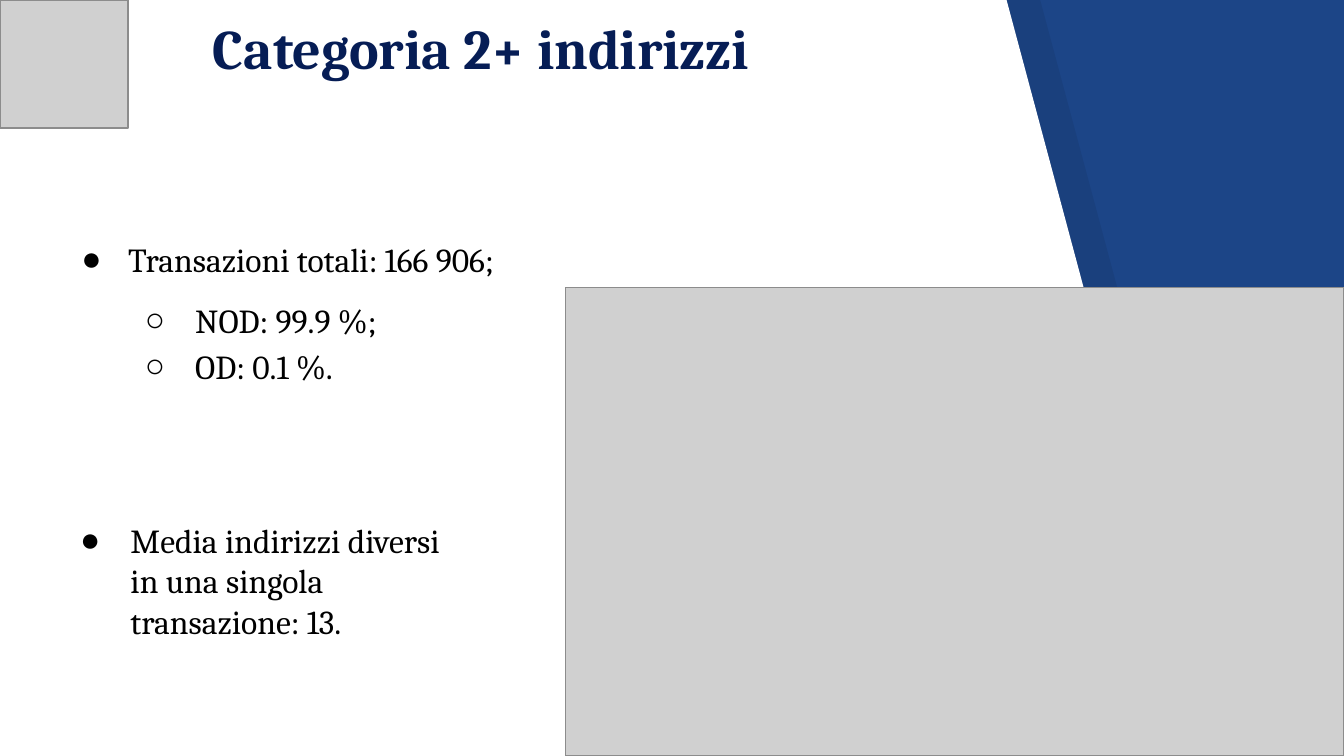
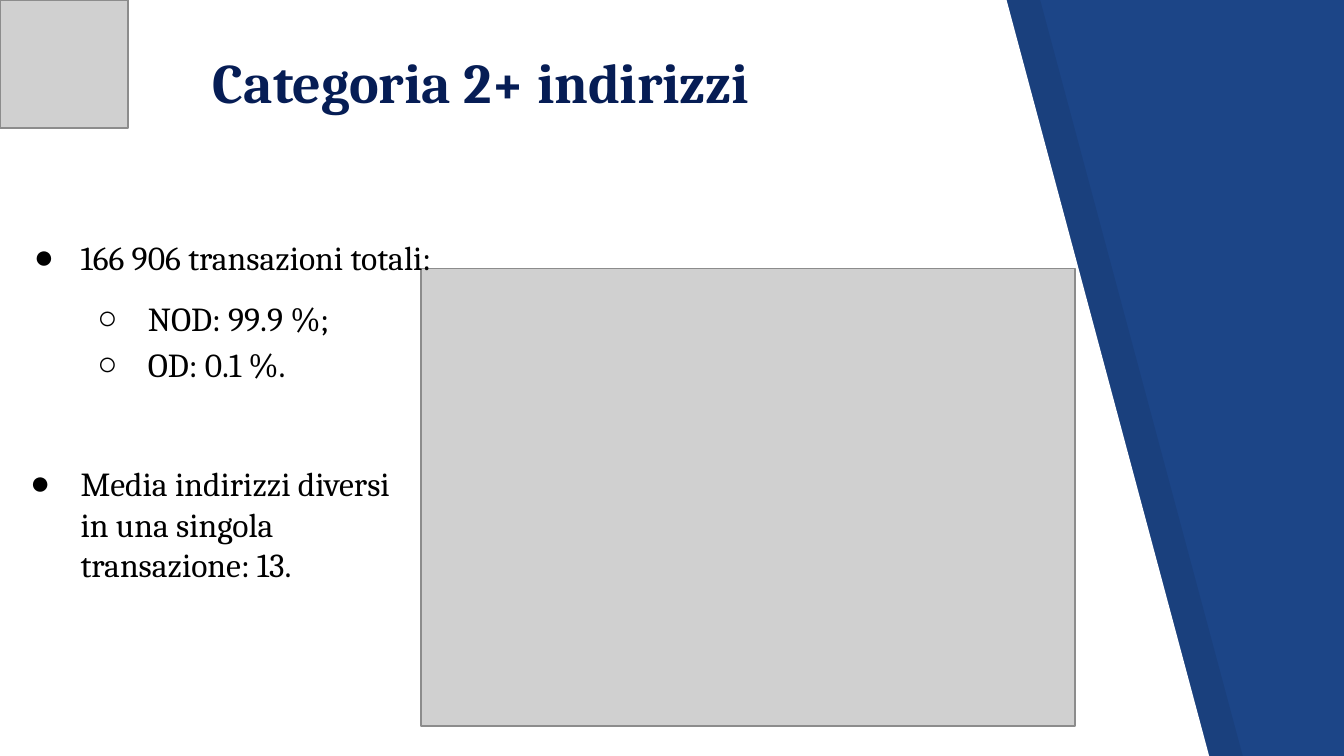
Before and after one commit to JacopoRaffi/Dust_Attack_Analysis, a slide deck: slide 17 of Dust Attack .pptx. Drawn at 1344x756 pixels with LibreOffice and Linux fonts; fonts in the diff are those of the drawing; grey boxes stand for pictures. Boxes give left, top, right and bottom in pixels: in the first picture for what was removed or moved away, otherwise in the second. Text is boxed around its words. In the diff, an @@ line names an element or a change of style, - is before the commit and + after.

```diff
--- a/Dust Attack .pptx
+++ b/Dust Attack .pptx
@@ title "Categoria 2+ indirizzi": place and size @@
-title "Categoria 2+ indirizzi" at (213,30,749,82)
+title "Categoria 2+ indirizzi" at (213,64,749,116)
@@ text "166 906 transazioni totali:": place and size @@
-text "166 906 transazioni totali:" at (128,248,494,380)
+text "166 906 transazioni totali:" at (81,246,432,378)
@@ text at (81,246,432,278): text changed @@
-● Transazioni totali: 166 906;
+● 166 906 transazioni totali:
@@ picture: place and size @@
-picture at (566,288,1344,756)
+picture at (421,269,1075,727)
@@ text "Media indirizzi diversi in una ...": place and size @@
-text "Media indirizzi diversi in una ..." at (130,529,440,635)
+text "Media indirizzi diversi in una ..." at (81,472,390,578)
```
Also in this commit, not shown: 16 other slides changed, 1 other file.
